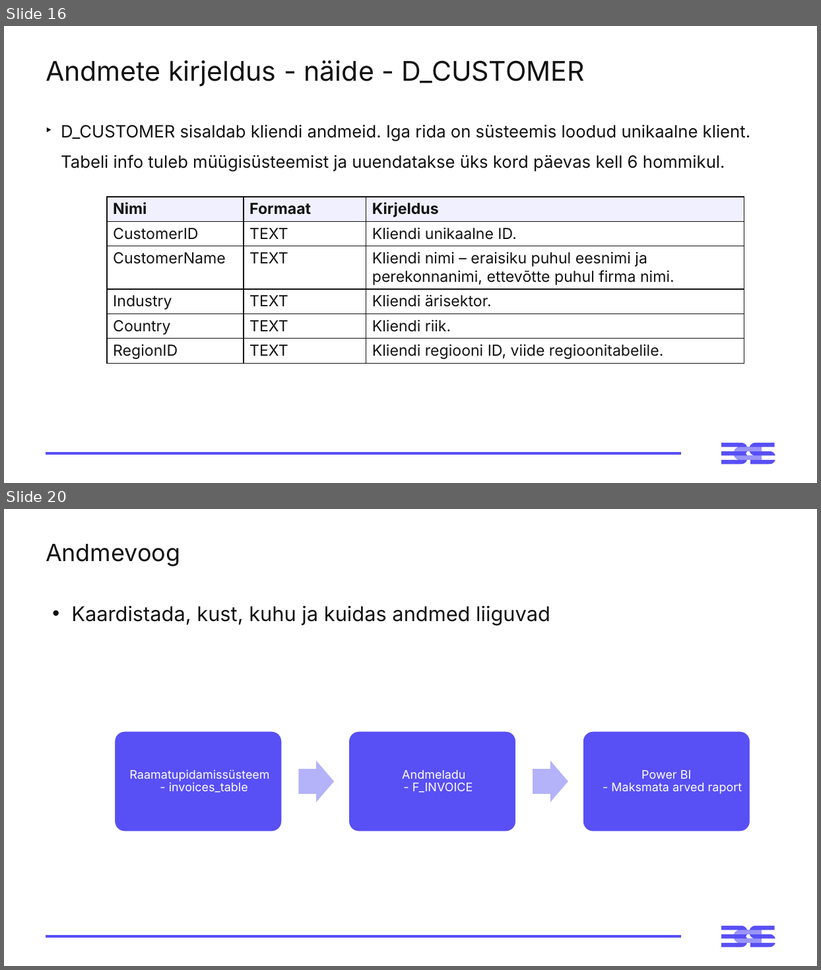
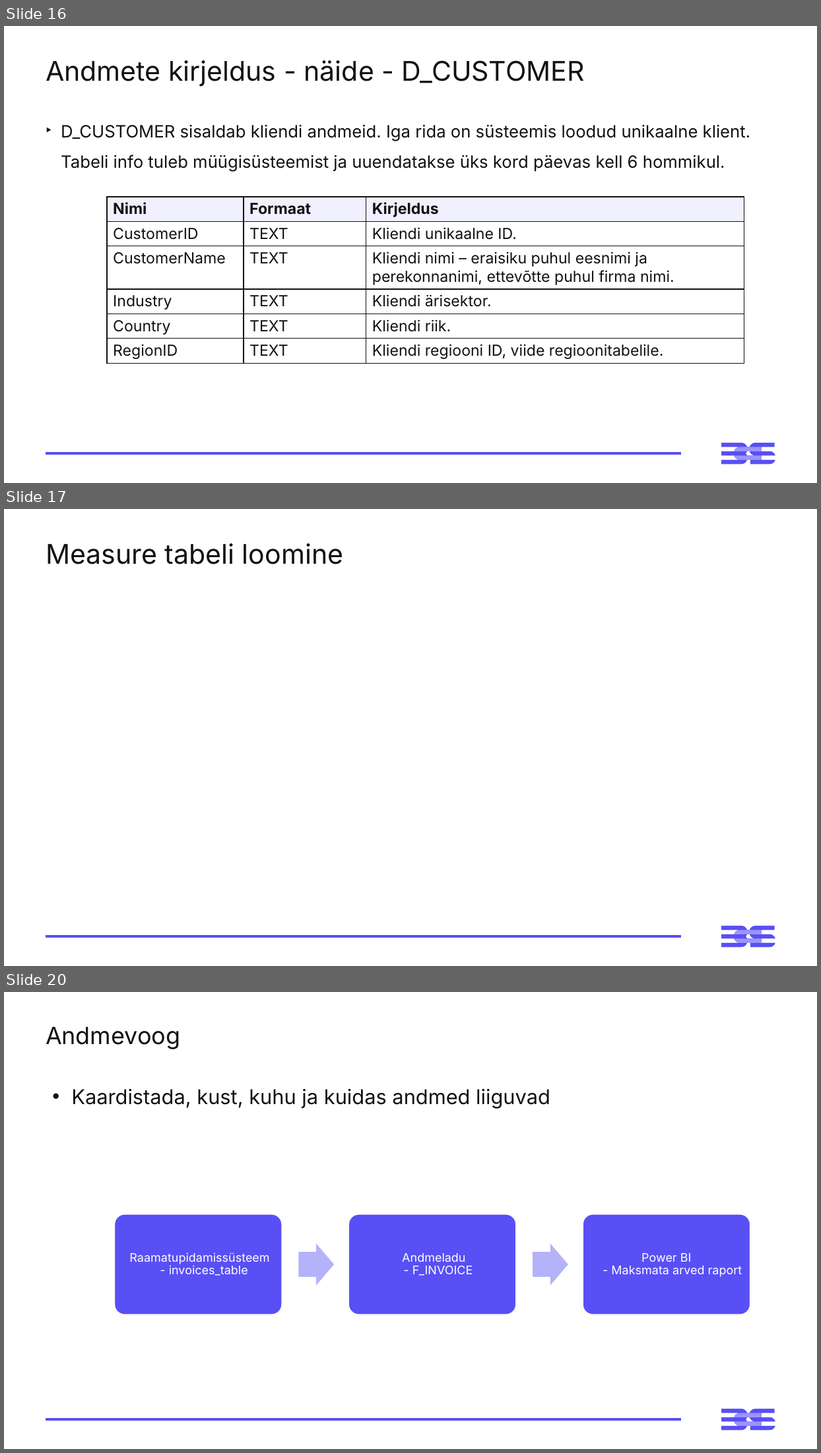
Before and after one commit to emilieabel/andmetarkus, a slide deck: Materjalid/Day9 Andmekorraldus Dim Fakt/9-paev-andmetarkus-esitlus.pptx. Shown one above the other, each under a label of ours: slides 16 and 20 before the commit, slides 16, 17 and 20 after it; the slides between them are not shown. The pictures are 821x970 and 821x1453 pixels, drawn with LibreOffice and Linux fonts; fonts in the diff are those of the drawing. Boxes give left, top, right and bottom in pixels: in the first picture for what was removed or moved away, otherwise in the second. Text is boxed around its words. In the diff, an @@ line names an element or a change of style, - is before the commit and + after.

```diff
--- a/Materjalid/Day9 Andmekorraldus Dim Fakt/9-paev-andmetarkus-esitlus.pptx
+++ b/Materjalid/Day9 Andmekorraldus Dim Fakt/9-paev-andmetarkus-esitlus.pptx
@@ slide 17 added at [4,509,817,966], background #FFFFFF; not listed: 3 template elements that a slide beside it also shows @@
@@ title added at [46,543,343,564], 32 pt, text #121212 @@
+Measure tabeli loomine
```
Also in this commit, not shown: 1 slide changed, 1 other slide added, 2 slides removed, 7 other files.
